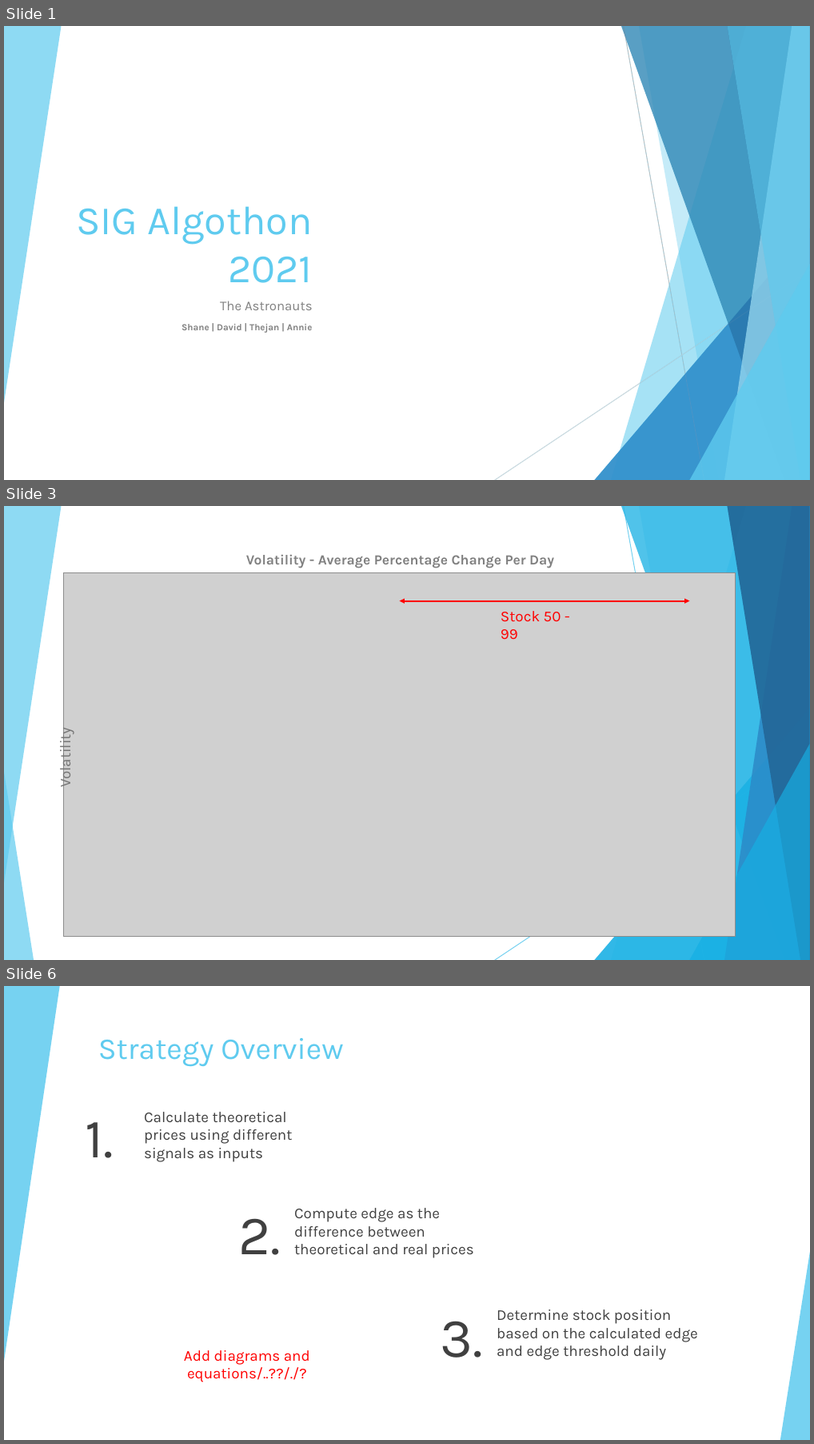
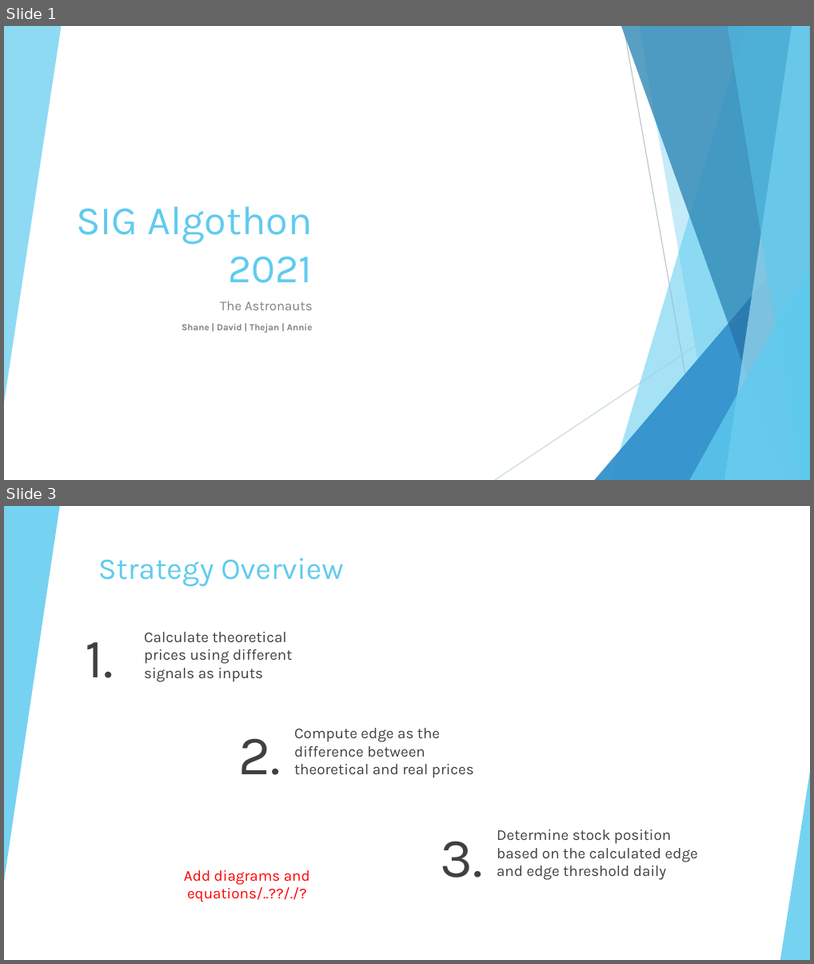
Before and after one commit to xhua7999/Astronauts---Sig-Algothon-2021, a slide deck: Astronauts_sig.pptx. Shown one above the other, each under a label of ours: slides 1, 3 and 6 before the commit, slides 1 and 3 after it; the slides between them are not shown. The pictures are 814x1444 and 814x964 pixels, drawn with LibreOffice and Linux fonts; fonts in the diff are those of the drawing; grey boxes stand for pictures; background and template pictures are left out. Boxes give left, top, right and bottom in pixels: in the first picture for what was removed or moved away, otherwise in the second. Text is boxed around its words. In the diff, an @@ line names an element or a change of style, - is before the commit and + after.

```diff
--- a/Astronauts_sig.pptx
+++ b/Astronauts_sig.pptx
@@ slide 3 removed at (4, 506, 810, 960), background #FFFFFF; not listed: 10 template elements that a slide beside it also shows @@
@@ picture removed at (64, 572, 736, 936) @@
@@ text removed at (246, 555, 554, 568) @@
-Volatility - Average Percentage Change Per Day
@@ double arrow removed from (400, 601) to (690, 601) @@
@@ text removed at (501, 611, 562, 639) @@
-Stock 50 - 99
@@ text removed at (55, 732, 75, 786) @@
-Volatility
@@ group removed at (4, 506, 810, 960): 6 freeform shapes, 2 lines, 2 triangles @@
@@ what was slide 6 is now slide 3 @@
```
Also in this commit, not shown: 1 slide changed, 2 other slides removed, 5 other files.
